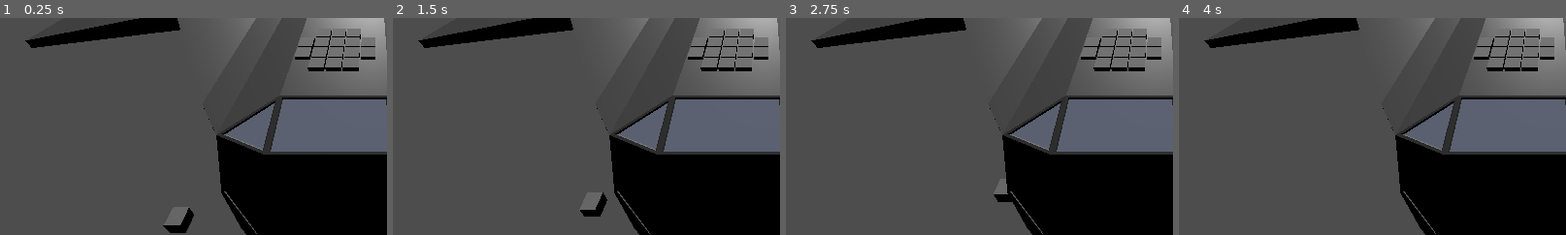
Above: before the commit, frames 1-4 (left to right).
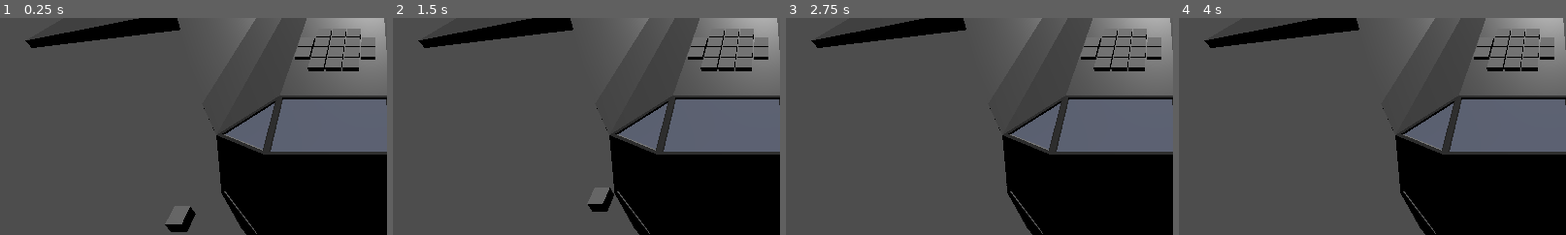
Above: after the commit, the same moments.

Repository: Xwilarg/LudumDare54
Game: Godot game, scene res://Scenes/Main.tscn
Two runs of this game, one before a commit and one after it. Both use one fixed random seed, a clock stepped at 60 frames per second and the inputs below.
Inputs (mouse positions are % of the whole screen's width and height, from its top left):
- Up to frame 1 (0.25 s): no input
- Up to frame 2 (1.5 s): click "Test" at 0.5 s; click "Test" at 1.25 s
- Up to frame 3 (2.75 s): click "Test" at 2 s
- Up to frame 4 (4 s): move the mouse to (72, 45) at 2.77 s; click (72, 45) at 2.92 s; tap Enter at 3.5 s; move the mouse to (30, 55) at 3.52 s; click (30, 55) at 3.67 s
The pictures show only the part of the screen within x 2-52%, y 50-100%; the shares and areas given below are measured in that part.

The runs differ from the first frame. In frame 1, 0.1% of the frame differs, in the area x 42-51%, y 86-100%; in frame 2, 0.6%, in the area x 48-58%, y 78-92%; in frame 3, 0.3%; in frame 4, nothing differs.

Commit message:
Add rotating asteroid (WIP)

Diff:
--- a/Scenes/Asteroid.tscn
+++ b/Scenes/Asteroid.tscn
@@ -1,11 +1,19 @@
-[gd_scene load_steps=3 format=3 uid="uid://dv47ub7wey2jk"]
+[gd_scene load_steps=4 format=3 uid="uid://dv47ub7wey2jk"]
 
 [ext_resource type="Script" path="res://Scripts/Asteroid.gd" id="1_25mkp"]
+
+[sub_resource type="SphereShape3D" id="SphereShape3D_53jop"]
 
 [sub_resource type="BoxMesh" id="BoxMesh_4i1wr"]
 
 [node name="Asteroid" type="Node3D"]
 script = ExtResource("1_25mkp")
 
-[node name="MeshInstance3D" type="MeshInstance3D" parent="."]
+[node name="RigidBody3D" type="RigidBody3D" parent="."]
+
+[node name="CollisionShape3D" type="CollisionShape3D" parent="RigidBody3D"]
+shape = SubResource("SphereShape3D_53jop")
+
+[node name="MeshInstance3D" type="MeshInstance3D" parent="RigidBody3D/CollisionShape3D"]
 mesh = SubResource("BoxMesh_4i1wr")
+skeleton = NodePath("../../..")
--- a/Scripts/Asteroid.gd
+++ b/Scripts/Asteroid.gd
@@ -1,12 +1,16 @@
 extends Node3D
 
+var hp: int = 100
 var target: Node3D
-var move_speed: int = 1.3
-var direction: Vector3
+var move_speed: float = 1.3
+var rotation_speed: float = 30
+var rotation_vec: Vector3
+var rng = RandomNumberGenerator.new()
 
 # Called when the node enters the scene tree for the first time.
 func _ready():
-	pass
+	rotation_vec = Vector3(rng.randf_range(0.1, 1.3), rng.randf_range(0.1, 1.3), rng.randf_range(0.1, 1.3))
+	$RigidBody3D.angular_velocity = rotation_vec*1000
 
 # Called every frame. 'delta' is the elapsed time since the previous frame.
 func _process(delta):
@@ -15,6 +19,9 @@
 	if global_position.is_equal_approx(target.global_position):
 		explode()
 
+func _physic_process(delta):
+	pass
+
 func explode():
 	print("boom")
 	self.queue_free()
--- a/Scripts/AsteroidManager.gd
+++ b/Scripts/AsteroidManager.gd
@@ -22,11 +22,13 @@
 
 func _on_spawn_timer_timeout():
 	pass # Replace with function body.
-	$SpawnTimer.wait_time = rng.randf_range(2, 5)
+	$SpawnTimer.wait_time = rng.randi_range(2, 5)
 	new_asteroid()
 
 func new_asteroid():
 	var asteroid = _prefab_Asteroid.instantiate()
-	asteroid.position = spaceship.position + Vector3(-10, 0, 10)
+	var start_position = Vector3(rng.randf_range(-10, 10), rng.randf_range(-10, 10), rng.randf_range(-10, 10))
+
+	asteroid.position = spaceship.position + start_position
 	asteroid.set_target(spaceship)
 	add_child(asteroid)
